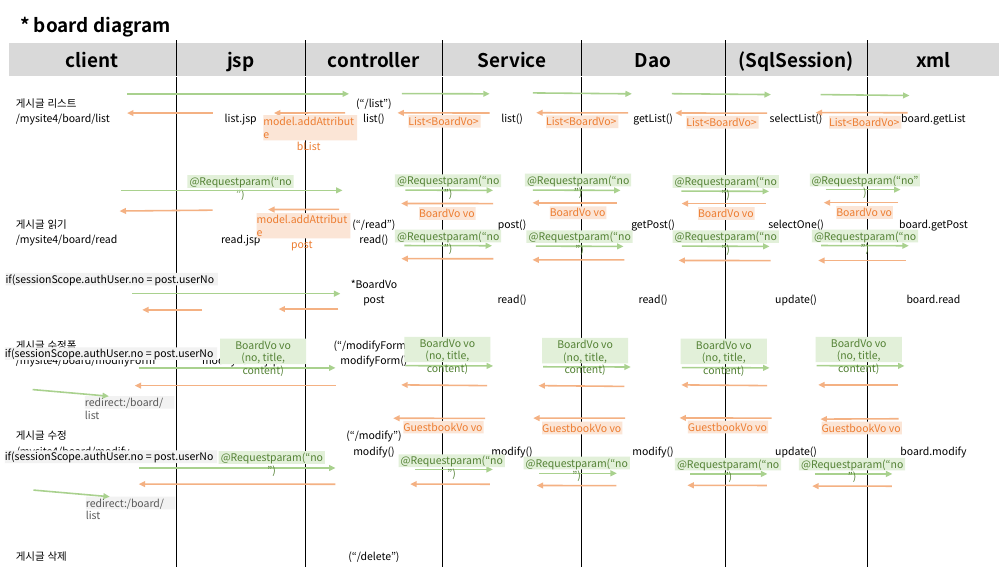
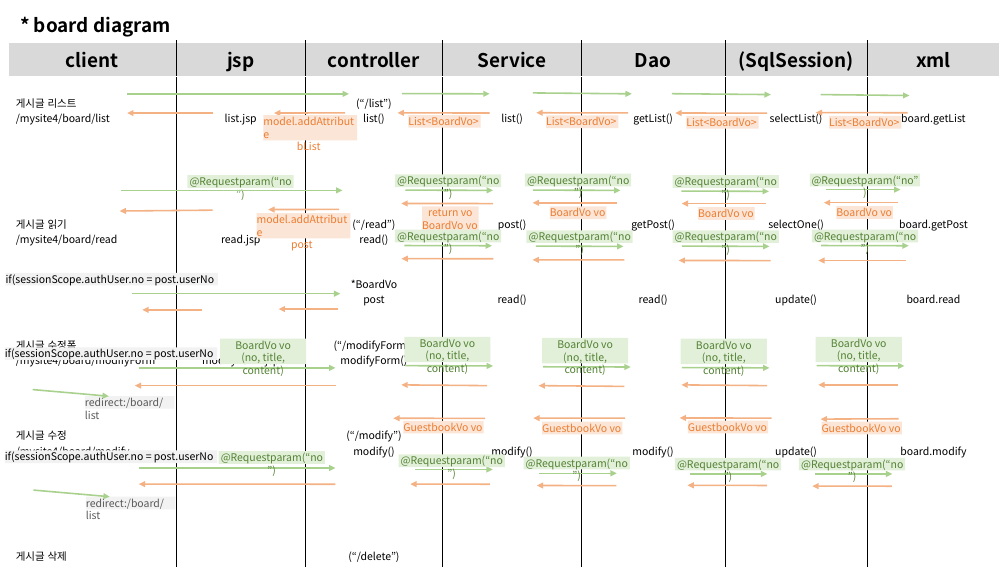
Before and after one commit to lisiee0/mysite4, a slide deck: slide 2 of mysite4_sequencediagram.pptx. Drawn at 1008x567 pixels with LibreOffice and Linux fonts; fonts in the diff are those of the drawing. Boxes give left, top, right and bottom in pixels: in the first picture for what was removed or moved away, otherwise in the second. Text is boxed around its words. In the diff, an @@ line names an element or a change of style, - is before the commit and + after.

Commit message:
diagram

```diff
--- a/mysite4_sequencediagram.pptx
+++ b/mysite4_sequencediagram.pptx
@@ rectangle "return vo": place and size @@
-rectangle "return vo" at (419, 207, 476, 220)
+rectangle "return vo" at (422, 206, 479, 232)
@@ text in rectangle at (428, 206, 473, 216): paragraph added @@
+return vo
```
